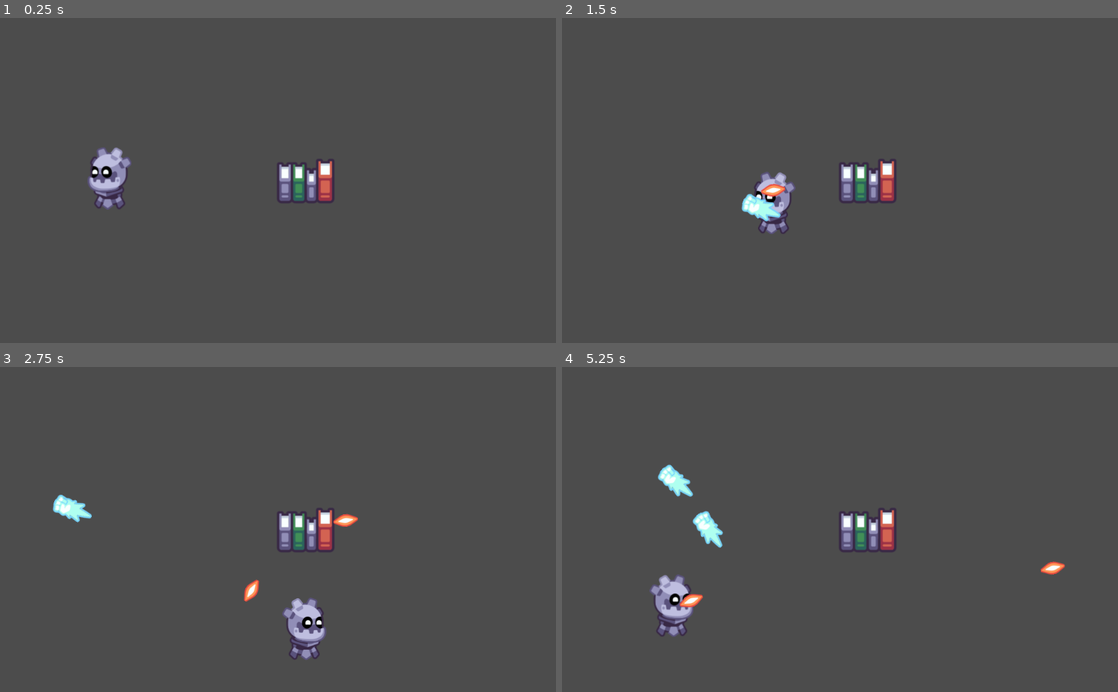
Above: before the commit, frames 1-4 (two rows, left to right).
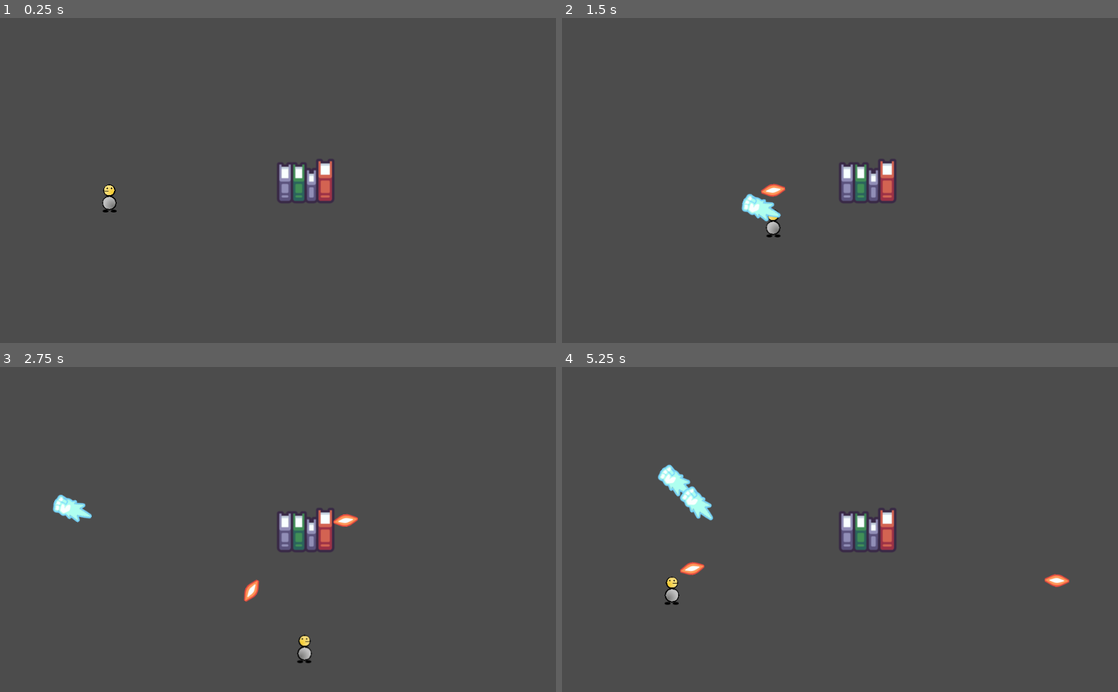
Above: after the commit, the same moments.

Repository: NPGodotEngine/Hack_And_Slash
Game: Godot game, scene res://Levels/TestLevel.tscn
Two runs of this game, one before a commit and one after it. Both use one fixed random seed, a clock stepped at 60 frames per second and the inputs below. The project has no main scene, so this scene is started directly.
Inputs (mouse positions are in pixels of both pictures, inside the frame that each line leads up to):
- Up to frame 1 (0.25 s): no input
- Up to frame 2 (1.5 s): tap Enter at 0.5 s; move the mouse to (962, 164) at 0.52 s; press the mouse at (962, 164) at 0.53 s; hold D (move_right) 0.53-1.28 s; move the mouse to (728, 196) at 1.27 s; release the mouse at (728, 196) at 1.28 s; hold S (move_down) from 1.28 s (still down); right-click (728, 196) at 1.35 s
- Up to frame 3 (2.75 s): move the mouse to (333, 458) at 2.02 s; release S (move_down) at 2.03 s; press the mouse at (333, 458) at 2.03 s; hold D (move_right) from 2.03 s (still down)
- Up to frame 4 (5.25 s): move the mouse to (812, 594) at 2.77 s; release D (move_right) at 2.78 s; release the mouse at (812, 594) at 2.78 s; hold W (move_up) 2.78-3.53 s; right-click (812, 594) at 2.85 s; move the mouse to (1006, 578) at 3.52 s; press the mouse at (1006, 578) at 3.53 s; hold A (move_left) 3.53-5.03 s; move the mouse to (673, 480) at 4.27 s; release the mouse at (673, 480) at 4.28 s; right-click (673, 480) at 4.35 s; move the mouse to (867, 529) at 5.02 s; press the mouse at (867, 529) at 5.03 s; hold S (move_down) from 5.03 s (still down)

The runs differ from the first frame. In frame 1, 1.0% of the frame differs, in the area x 15-24%, y 39-60%; in frame 2, 0.7%; in frame 3, 1.1%; in frame 4, 2.1%, in the area x 15-92%, y 36-83%.

Commit message:
change player skin

Diff:
--- a/Player/Player.tscn
+++ b/Player/Player.tscn
@@ -1,25 +1,24 @@
 [gd_scene load_steps=6 format=2]
 
-[ext_resource path="res://Player/Player.png" type="Texture" id=1]
+[ext_resource path="res://Assets/Character_dummy.png" type="Texture" id=1]
 [ext_resource path="res://Player/Player.gd" type="Script" id=2]
 [ext_resource path="res://Player/PlayerSkin.gd" type="Script" id=3]
 [ext_resource path="res://Skills/SkillManager/SkillManager.tscn" type="PackedScene" id=4]
 
 [sub_resource type="CapsuleShape2D" id=1]
-radius = 36.0
-height = 40.0
+radius = 14.0
+height = 22.0
 
 [node name="Player" type="KinematicBody2D"]
-position = Vector2( 532, 354 )
 script = ExtResource( 2 )
 
 [node name="Skin" type="Sprite" parent="."]
-position = Vector2( 0, -48 )
+position = Vector2( 0, -14 )
 texture = ExtResource( 1 )
 script = ExtResource( 3 )
 
 [node name="CollisionShape2D" type="CollisionShape2D" parent="."]
-position = Vector2( 1, -46 )
+position = Vector2( 0, -12 )
 shape = SubResource( 1 )
 
 [node name="SkillManager" parent="." instance=ExtResource( 4 )]
Binary file added: Assets/Character_dummy.png
Not shown, added: Assets/Character_dummy.png.import
Not shown, added: Assets/Character_dummy.xcf
